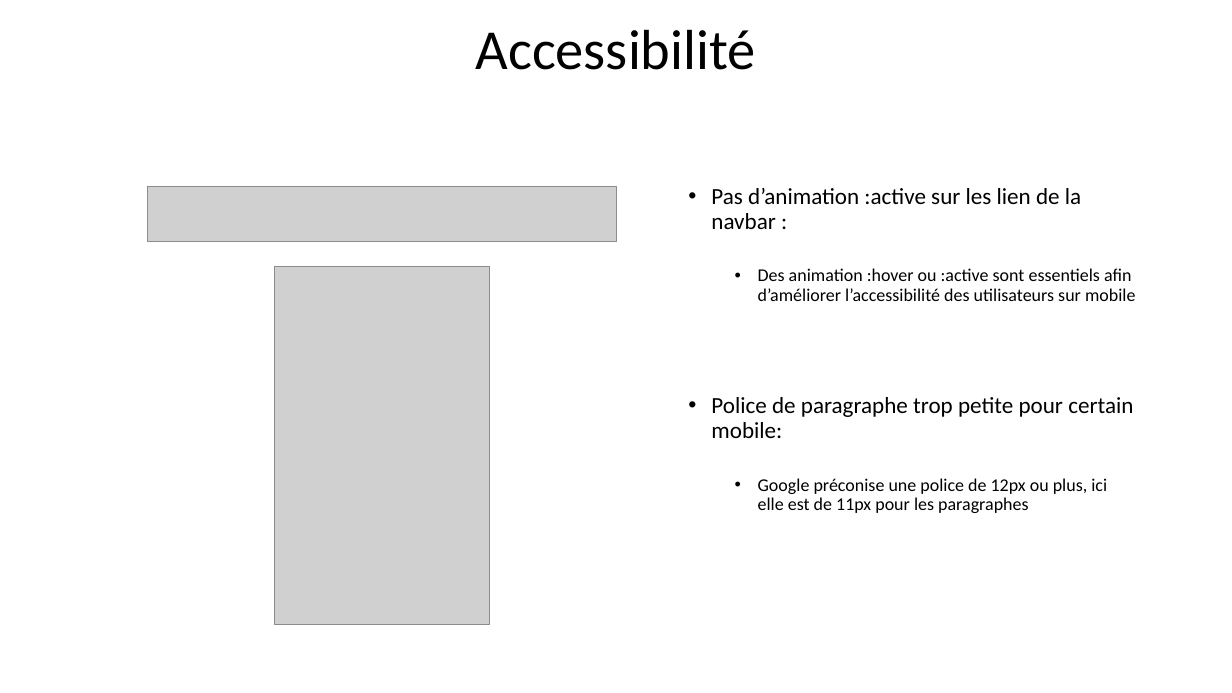
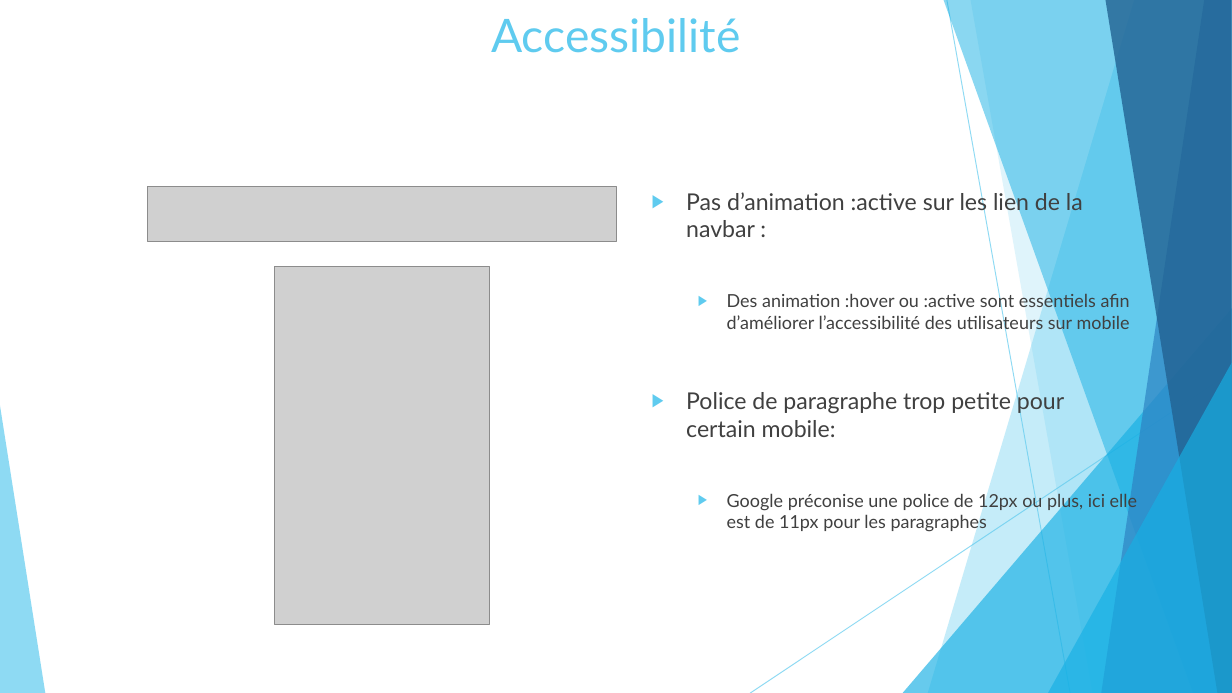
Before and after one commit to KinguBaka/TarikAboulhouda_4_16122020, a slide deck: slide 8 of Optimisez_un_site_web_existant.pptx. Drawn at 1232x693 pixels with LibreOffice and Linux fonts; fonts in the diff are those of the drawing; grey boxes stand for pictures. Boxes give left, top, right and bottom in pixels: in the first picture for what was removed or moved away, otherwise in the second. Text is boxed around its words. In the diff, an @@ line names an element or a change of style, - is before the commit and + after.

```diff
--- a/Optimisez_un_site_web_existant.pptx
+++ b/Optimisez_un_site_web_existant.pptx
@@ title "Accessibilité" at [491, 18, 740, 53]: size 44 to 36 pt, font Calibri to Lato, text colour #000000 to #5FCBEF; line spacing 0.9 to 1; vertical alignment middle to top @@
@@ text "Pas d’animation :active sur les ...": place and size @@
-text "Pas d’animation :active sur les ..." at [711, 188, 1135, 513]
+text "Pas d’animation :active sur les ..." at [686, 189, 1137, 533]
@@ text "Pas d’animation :active sur les ..." at [686, 189, 1137, 533]: font Calibri to Lato, text colour #000000 to #404040; bullet • to ▶; line spacing 0.9 to 1; more space between paragraphs @@
@@ group added at [0, 0, 1232, 693]: 5 freeform shapes, 3 triangles, 2 lines @@
```
Also in this commit, not shown: 12 other slides changed, 3 slides added, 1 slide removed, 1 other file.
